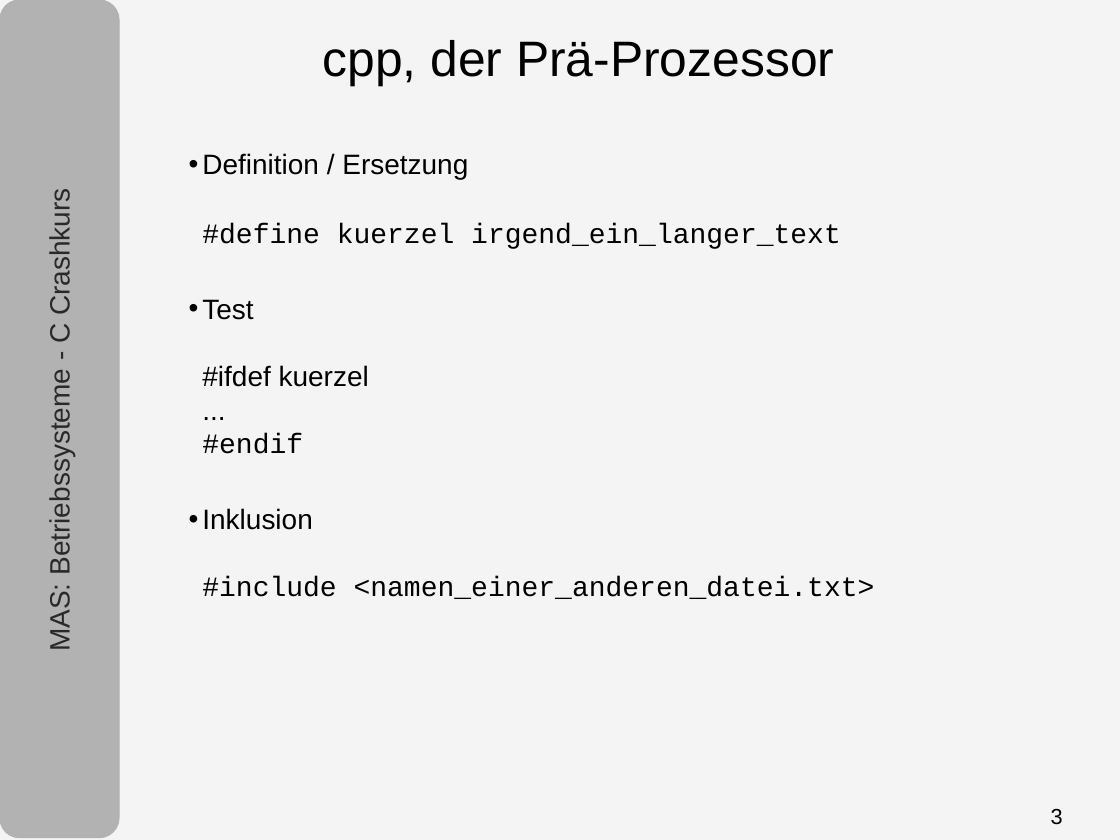
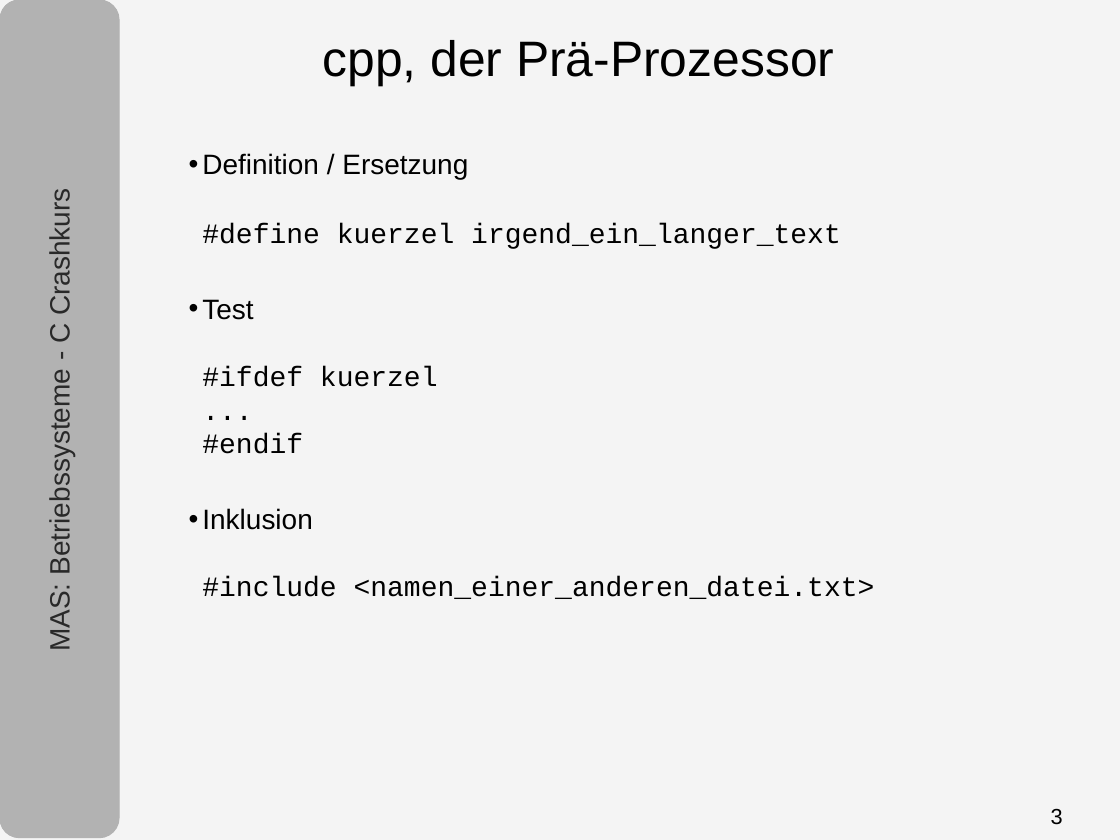
Before and after one commit to tpo/betriebssysteme, a slide deck: slide 3 of 05-1_C.odp. Drawn at 1120x840 pixels with LibreOffice and Linux fonts; fonts in the diff are those of the drawing. Boxes give left, top, right and bottom in pixels: in the first picture for what was removed or moved away, otherwise in the second. Text is boxed around its words. In the diff, an @@ line names an element or a change of style, - is before the commit and + after.

```diff
--- a/05-1_C.odp
+++ b/05-1_C.odp
@@ text at bbox=[202, 299, 438, 454]: font Arial to Courier New in "#ifdef kuerzel ..." @@
```
Also in this commit, not shown: 7 other slides changed, 1 slide added.
